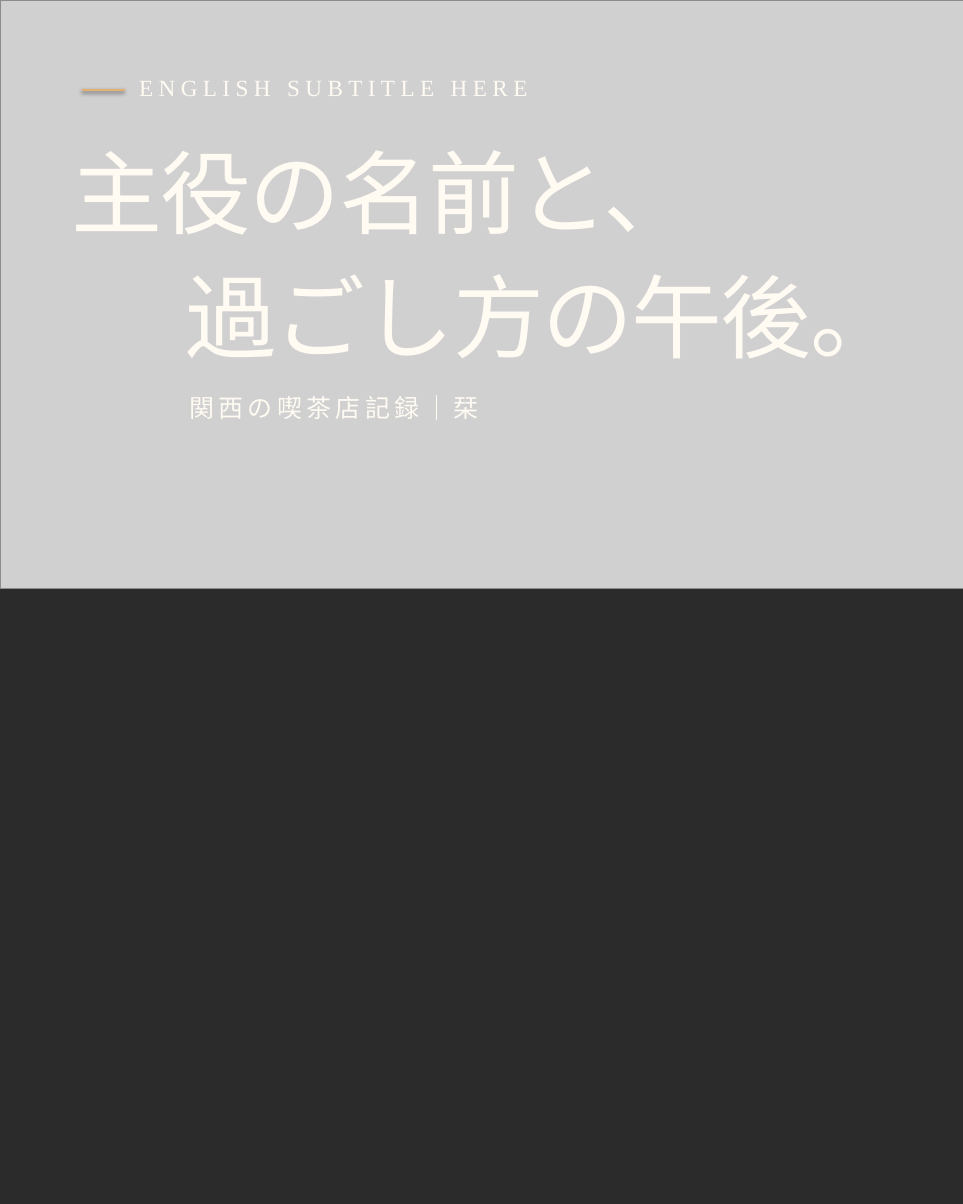
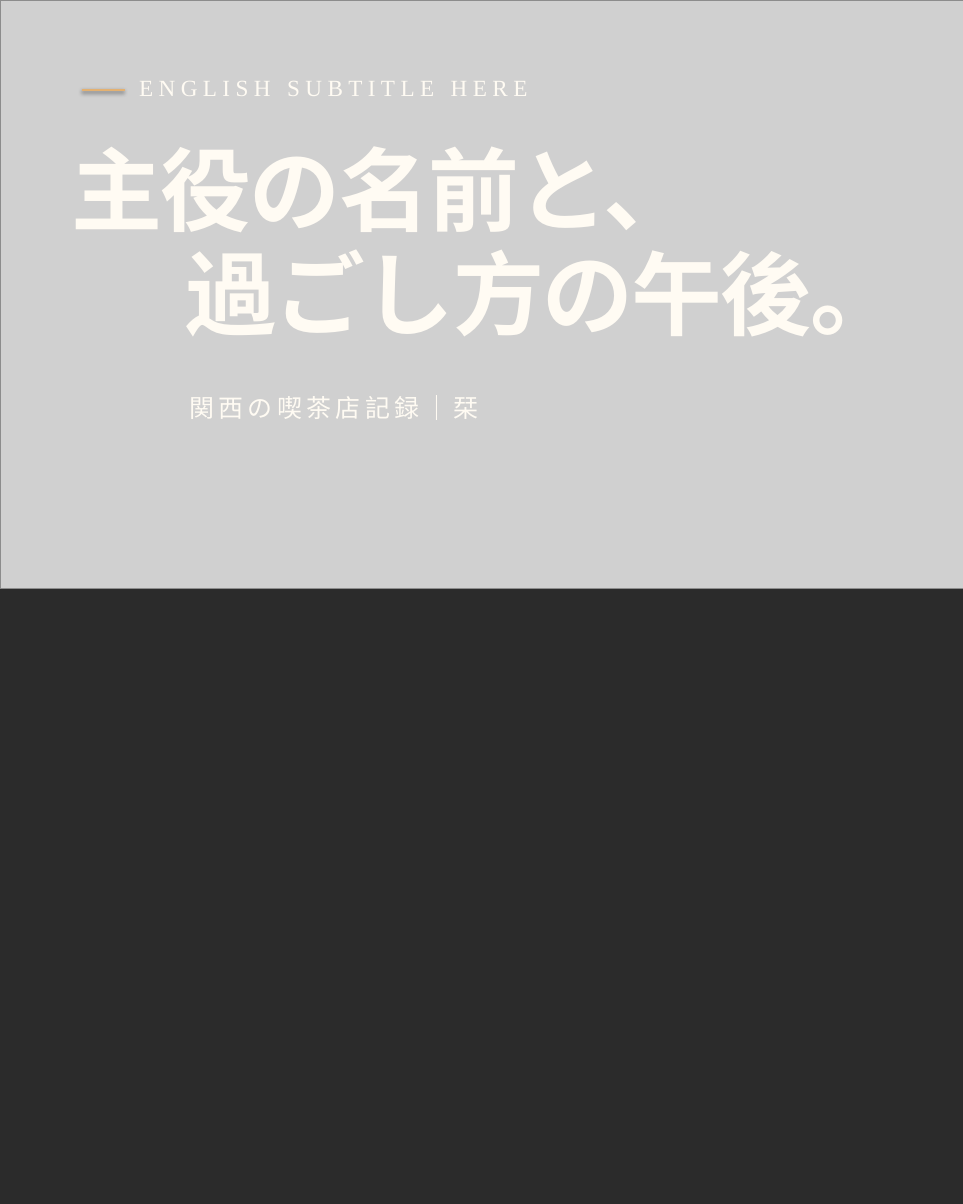
Before and after one commit to guuusdays1112-star/-, a slide deck: slide 3 of shiori-thumbnail/out/shiori_template.pptx. Drawn at 963x1204 pixels with LibreOffice and Linux fonts; fonts in the diff are those of the drawing; grey boxes stand for pictures; background and template pictures are left out; a plain dark background stands for a picture behind light text. Boxes give left, top, right and bottom in pixels: in the first picture for what was removed or moved away, otherwise in the second. Text is boxed around its words. In the diff, an @@ line names an element or a change of style, - is before the commit and + after.

```diff
--- a/shiori-thumbnail/out/shiori_template.pptx
+++ b/shiori-thumbnail/out/shiori_template.pptx
@@ text "主役の名前と、" at bbox=[71, 147, 694, 232]: bold on; line spacing 1.14 to 1 @@
@@ text added at bbox=[185, 250, 901, 336], 76.5 pt, text #FFFBF3, bold @@
+過ごし方の午後。
@@ text at bbox=[185, 275, 901, 358]: paragraph removed @@
-過ごし方の午後。
```
Also in this commit, not shown: 1 other slide changed, 11 other files.
